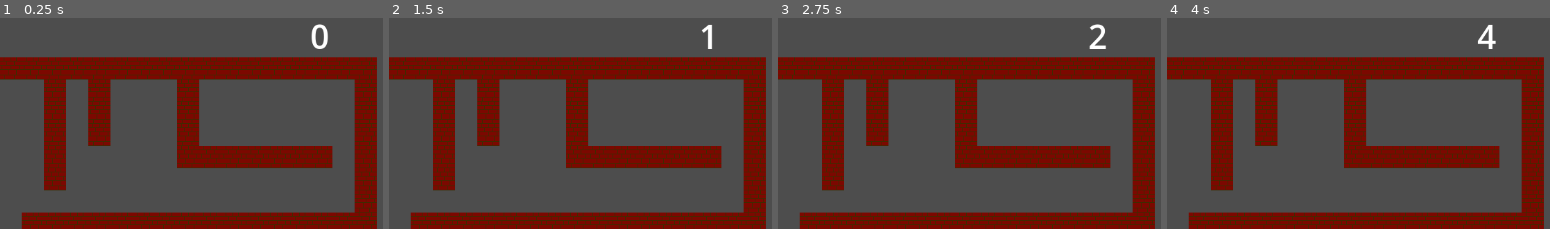
Above: before the commit, frames 1-4 (left to right).
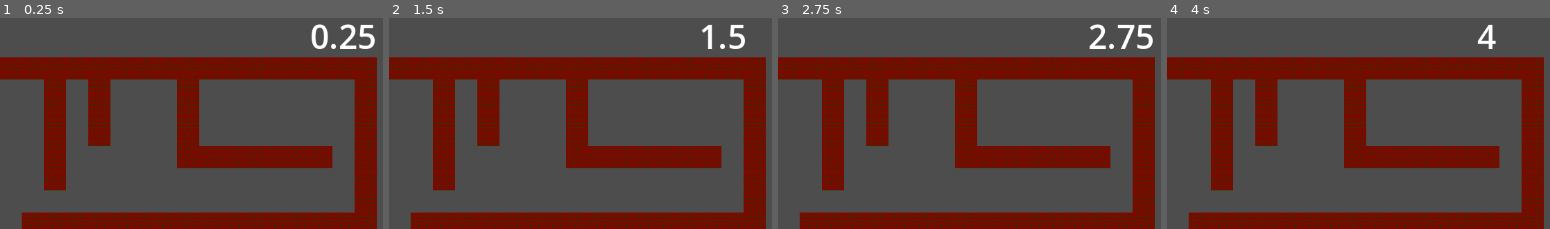
Above: after the commit, the same moments.

Repository: mjXmsdgh/game_gallery
Game: Godot game, scene res://2_game_scene/maze/scene/main.tscn
The game is run twice, just before and just after one commit, with the same random seed, the same clock (stepped at 60 frames per second) and the same inputs. This scene is started directly instead of the project's main scene.
Inputs:
- Up to frame 1 (0.25 s): no input
- Up to frame 2 (1.5 s): hold Right (ui_right) 0.53-1.28 s; tap Space (key_space) at 0.6, 1.35 s; hold Down (ui_down) from 1.28 s (still down)
- Up to frame 3 (2.75 s): release Down (ui_down) at 2.03 s; hold Right (ui_right) from 2.03 s (still down); tap Space (key_space) at 2.1 s
- Up to frame 4 (4 s): release Right (ui_right) at 2.78 s; hold Up (ui_up) 2.78-3.53 s; tap Space (key_space) at 2.85, 3.6 s; hold Left (ui_left) from 3.53 s (still down)
The pictures show only the part of the screen within x 50-100%, y 0-50%; the shares and areas given below are measured in that part.

The runs differ from the first frame. In frame 1, 0.6% of the frame differs, in the area x 86-98%, y 2-15%; in frame 2, 0.3%; in frame 3, 0.5%; in frame 4, nothing differs.

Commit message:
change by gemini

Diff:
--- a/2_game_scene/maze/script/main.gd
+++ b/2_game_scene/maze/script/main.gd
@@ -3,13 +3,12 @@
 @export var scene_path:String="res://2_game_scene/maze/scene/end.tscn"
 signal main_to_end
 
-var start_time:int=Time.get_ticks_msec()
-var elapsed_time:int
+var start_time:float=Time.get_ticks_msec()
+var elapsed_time:float
 
 # Called when the node enters the scene tree for the first time.
 func _ready() -> void:
 	$Label_timer.text="0"
-	pass # Replace with function body.
 
 
 # Called every frame. 'delta' is the elapsed time since the previous frame.
@@ -26,16 +25,16 @@
 	Global.set_time((str(sec)))
 
 	emit_signal("main_to_end")
-	#call_deferred("change_scene_deferred")
+	call_deferred("change_scene_deferred")
 
 
 func change_scene_deferred():
 
 	# secに変換
-	var sec=elapsed_time/1000.0
+	#var sec=elapsed_time/1000.0
 
 	# クリアタイムを設定
-	Global.set_time(str(sec))
+	#Global.set_time(str(sec))
 
 	# 終了画面に変更
 	get_tree().change_scene_to_file(scene_path)
